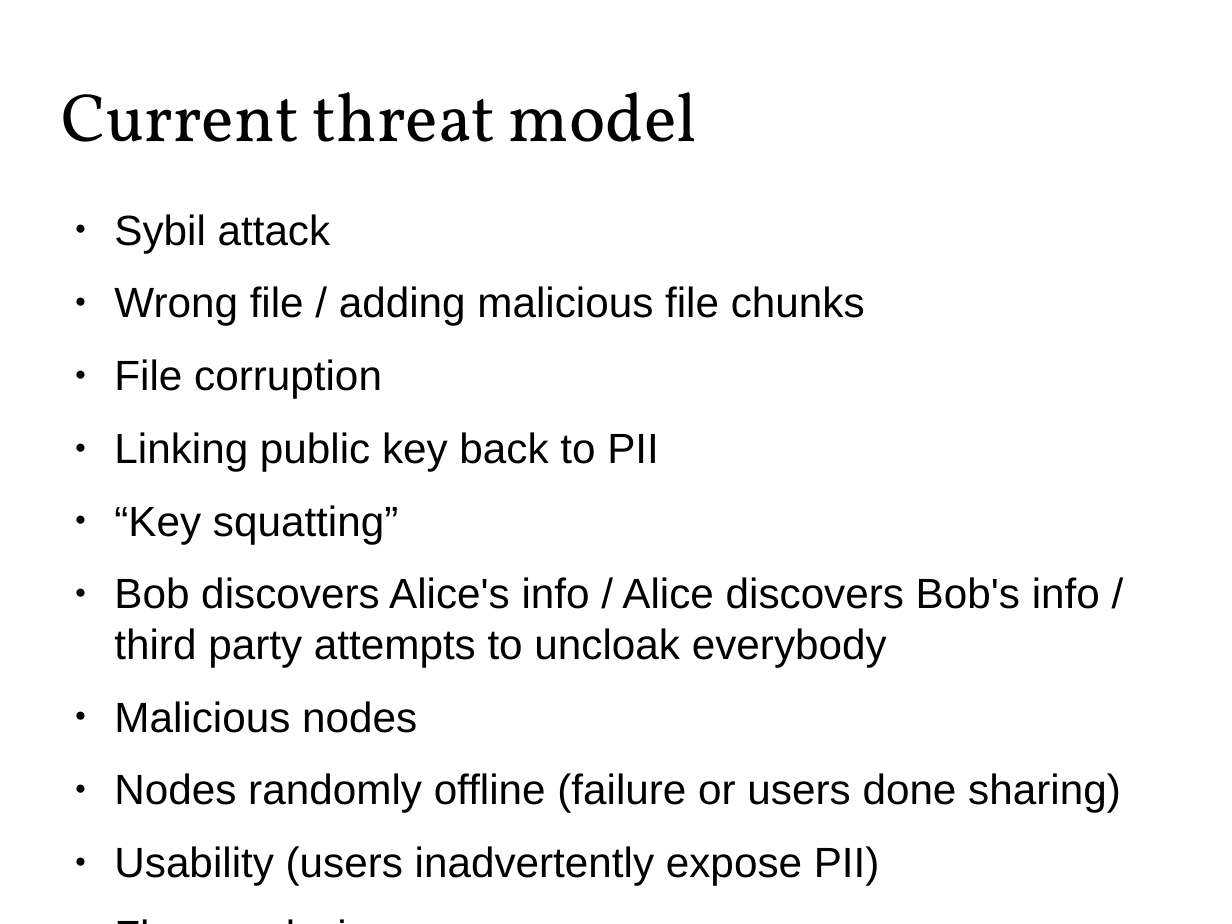
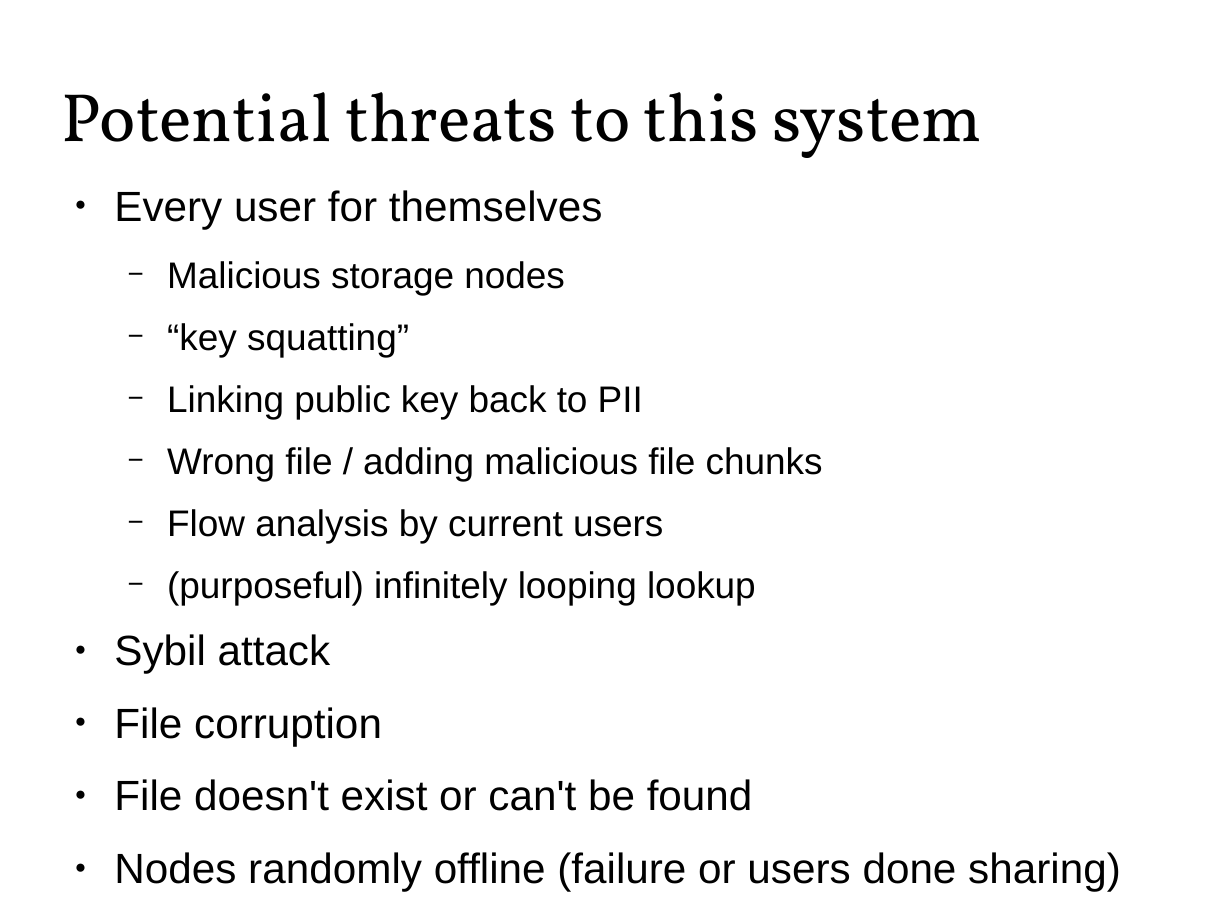
Before and after one commit to Zandrr/phonebook.js, a slide deck: slide 12 of documentation/ecen5013_presentation.odp (slide 10 before the commit). Drawn at 1232x924 pixels with LibreOffice and Linux fonts; fonts in the diff are those of the drawing. Boxes give left, top, right and bottom in pixels: in the first picture for what was removed or moved away, otherwise in the second. Text is boxed around its words. In the diff, an @@ line names an element or a change of style, - is before the commit and + after.

```diff
--- a/documentation/ecen5013_presentation.odp
+++ b/documentation/ecen5013_presentation.odp
@@ title at (x1=62, y1=92, x2=982, y2=158): text changed @@
-Current threat model
+Potential threats to this system
@@ text at (x1=114, y1=190, x2=1121, y2=891): text changed @@
-● Flow analysis
+● ...probably more
@@ text "Every user for themselves" moved from (x1=114, y1=214, x2=1121, y2=885) to (x1=114, y1=190, x2=1121, y2=891) @@
@@ text at (x1=114, y1=190, x2=823, y2=605): paragraphs added @@
+● Every user for themselves
+  − Malicious storage nodes
+  − “key squatting”
+  − Linking public key back to PII
+  − Wrong file / adding malicious file chunks
+  − Flow analysis by current users
+  − (purposeful) infinitely looping lookup
@@ text at (x1=114, y1=286, x2=865, y2=326): paragraph removed @@
-● Wrong file / adding malicious file chunks
@@ text at (x1=114, y1=779, x2=753, y2=811): text changed @@
-● Linking public key back to PII
-● “Key squatting”
-● Bob discovers Alice's info / Alice discovers Bob's info / third party attempts to uncloak everybody
-● Malicious nodes
+● File doesn't exist or can't be found
```
Also in this commit, not shown: 10 other slides changed, 9 slides added, 5 slides removed.
